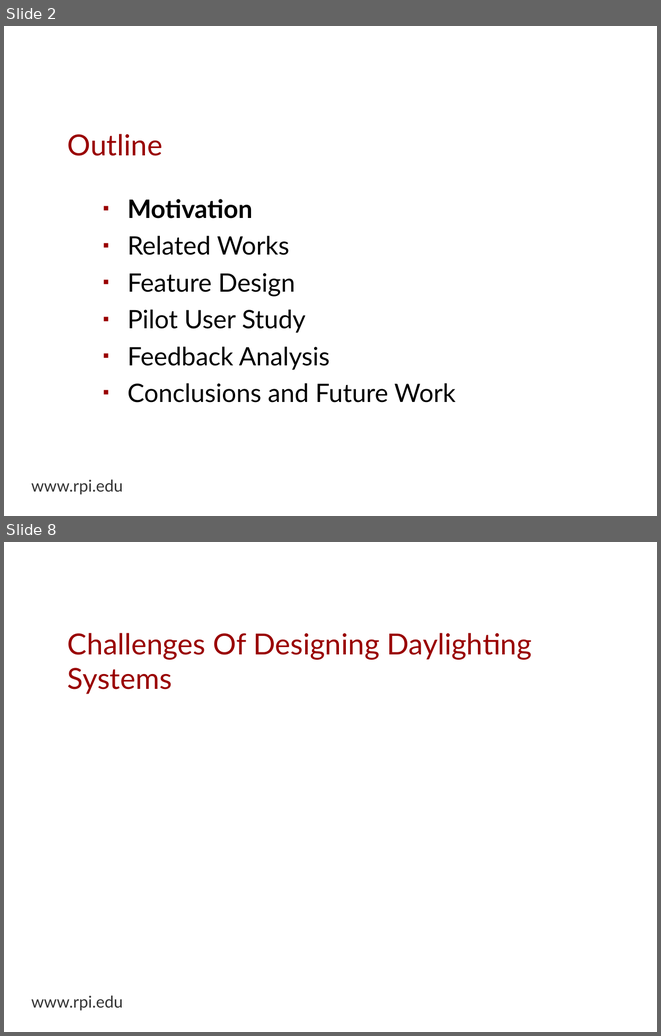
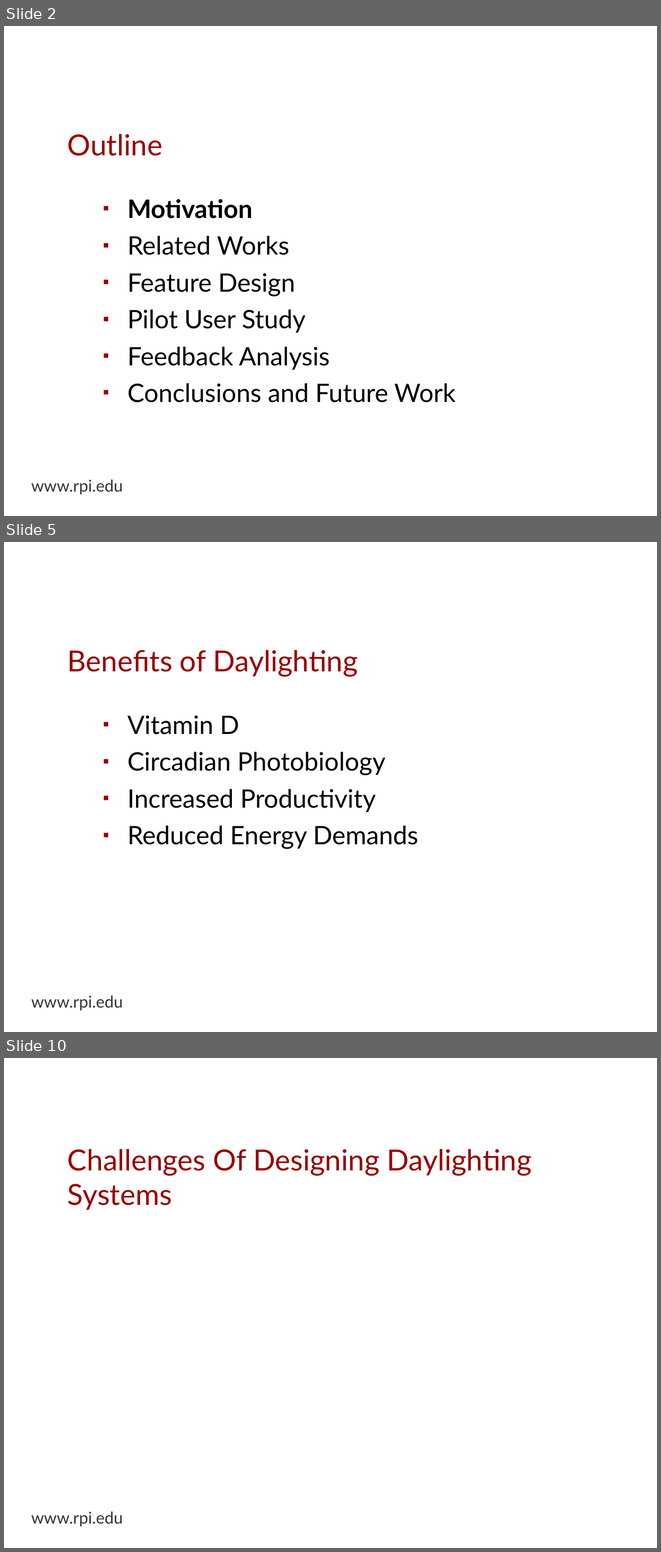
Before and after one commit to espinm2/master_presentation, a slide deck: max_espinoza.odp. Shown one above the other, each under a label of ours: slides 2 and 8 before the commit, slides 2, 5 and 10 after it; the slides between them are not shown. The pictures are 661x1036 and 661x1552 pixels, drawn with LibreOffice and Linux fonts; fonts in the diff are those of the drawing; background and template pictures are left out. Boxes give left, top, right and bottom in pixels: in the first picture for what was removed or moved away, otherwise in the second. Text is boxed around its words. In the diff, an @@ line names an element or a change of style, - is before the commit and + after.

```diff
--- a/max_espinoza.odp
+++ b/max_espinoza.odp
@@ slide 5 added at (4,542,657,1032), background picture (left out); not listed: 1 template element that a slide beside it also shows @@
@@ title added at (68,650,358,677), 32 pt, text #990000 @@
+Benefits of Daylighting
@@ text added at (127,715,418,849), 28 pt, text #000000 @@
+▪ Vitamin D
+▪ Circadian Photobiology
+▪ Increased Productivity
+▪ Reduced Energy Demands
@@ what was slide 8 is now slide 10 @@
```
Also in this commit, not shown: 2 slides changed, 4 other slides added, 3 slides removed, 1 other file.
